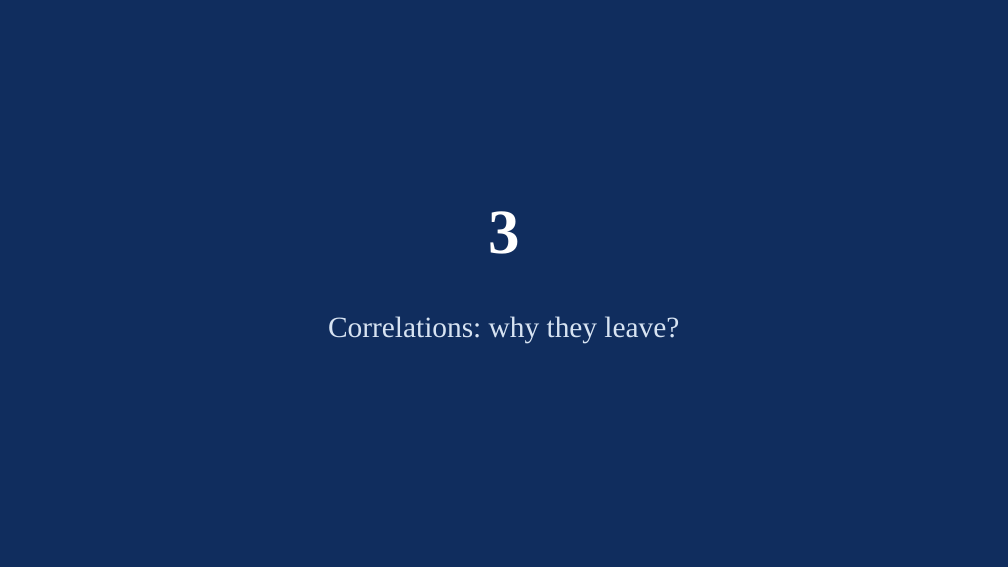
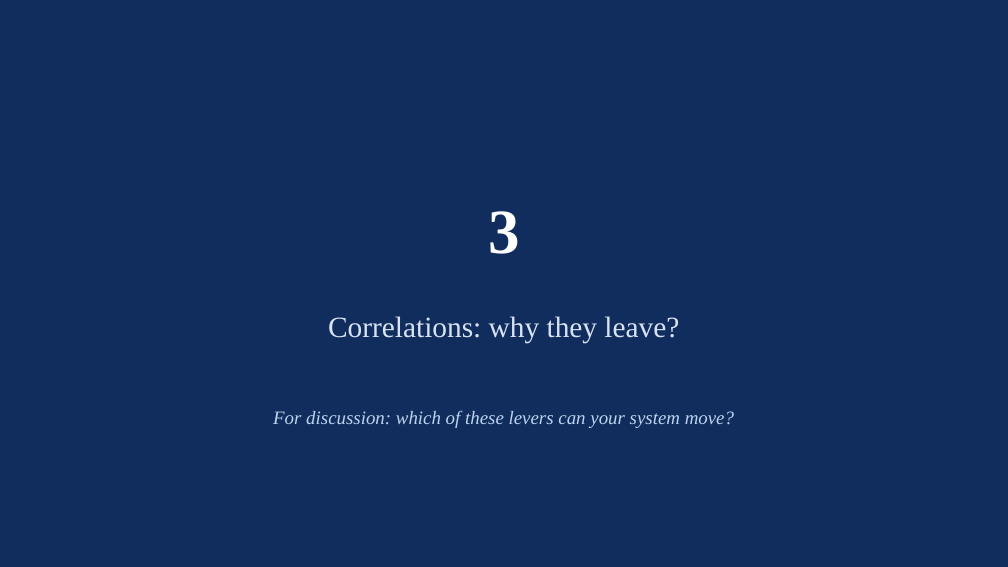
Before and after one commit to jedr1-ship-it/Alternative-Pathways----Quant, a slide deck: slide 12 of report/data_cluster/Proyect_US_policy.pptx. Drawn at 1008x567 pixels with LibreOffice and Linux fonts; fonts in the diff are those of the drawing. Boxes give left, top, right and bottom in pixels: in the first picture for what was removed or moved away, otherwise in the second. Text is boxed around its words. In the diff, an @@ line names an element or a change of style, - is before the commit and + after.

```diff
--- a/report/data_cluster/Proyect_US_policy.pptx
+++ b/report/data_cluster/Proyect_US_policy.pptx
@@ text added at [273, 411, 734, 428], 18 pt, text #BED3EE, italic @@
+For discussion: which of these levers can your system move?
```
Also in this commit, not shown: 14 other slides changed, 1 slide added, 1 other file.
